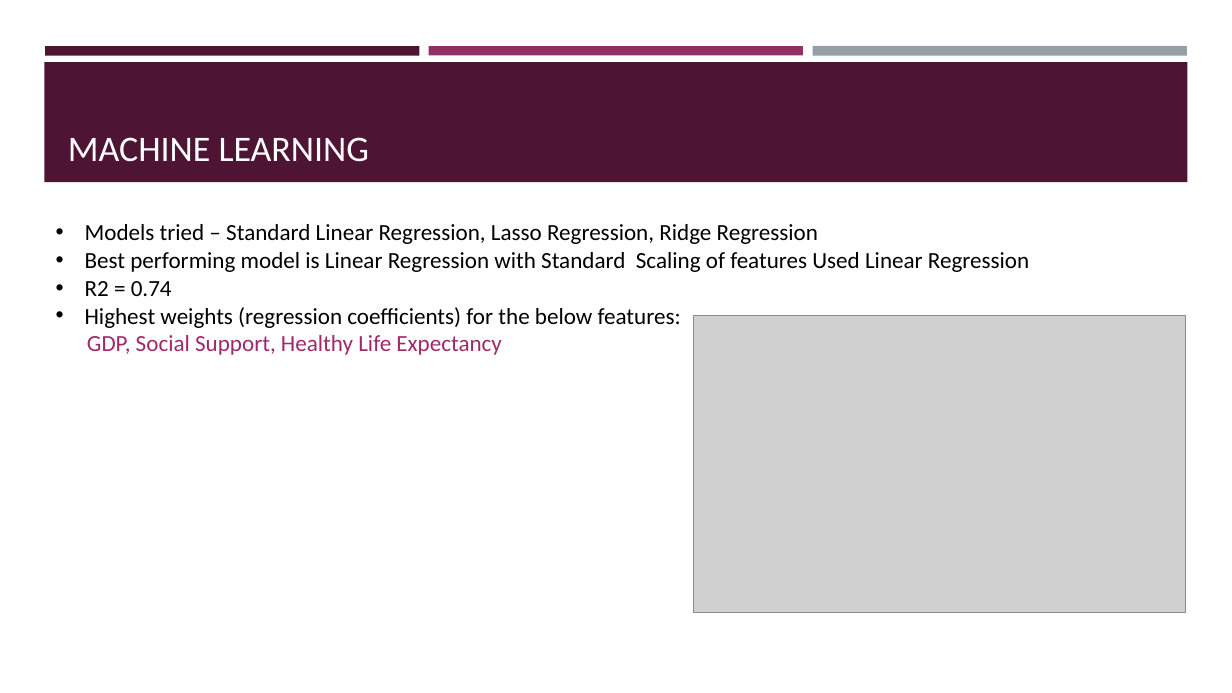
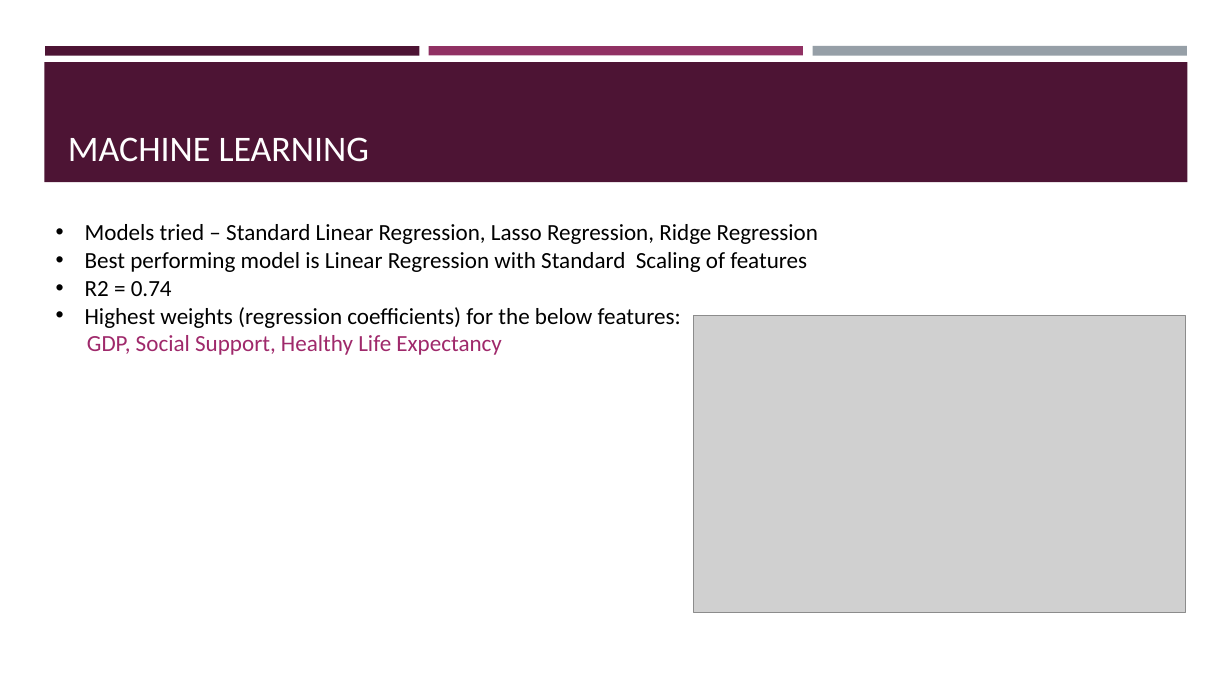
Before and after one commit to neena-da/Final-Project, a slide deck: slide 3 of final_project/Final Project Presentation.pptx. Drawn at 1232x693 pixels with LibreOffice and Linux fonts; fonts in the diff are those of the drawing; grey boxes stand for pictures. Boxes give left, top, right and bottom in pixels: in the first picture for what was removed or moved away, otherwise in the second. Text is boxed around its words. In the diff, an @@ line names an element or a change of style, - is before the commit and + after.

```diff
--- a/final_project/Final Project Presentation.pptx
+++ b/final_project/Final Project Presentation.pptx
@@ text at (x1=85, y1=252, x2=807, y2=272): text changed @@
-• Best performing model is Linear Regression with Standard Scaling of features Used Linear Regression
+• Best performing model is Linear Regression with Standard Scaling of features
```
Also in this commit, not shown: 6 other files.
